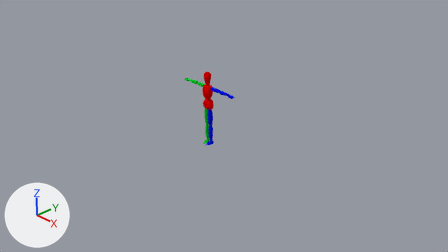
Two versions of the Blender file Blender/monster.blend, one commit apart.
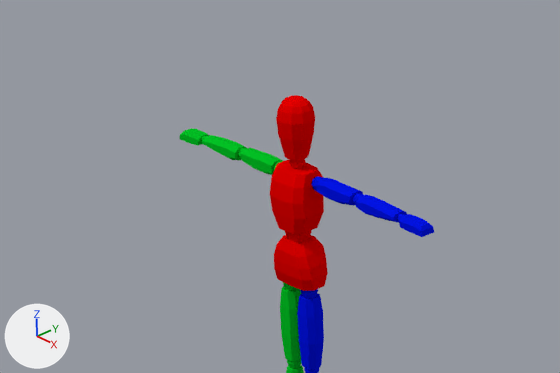
Each version appears first from the file's camera 'Camera', and next in a close-up on the part from 33% to 58% of the width and 21% to 50% of the height. The axes (+X, +Y, +Z) are drawn at lower left. The lights are the same throughout.

Script lines for the objects in view, before the commit:
```python
me_cube = bpy.data.meshes.new('Cube')
me_cube.from_pydata(...)  # 918 vertices, 856 faces; spans x -0.78..0.78, y -0.13..0.08, z 0.0..1.72
# faces by material slot: [208, 324, 324]
me_cube.materials.append(mat_material)  # red #e70000
me_cube.materials.append(mat_material_001)  # blue #0314e7
me_cube.materials.append(mat_material_002)  # green #03c225
ob_cube = bpy.data.objects.new('Cube', me_cube)
ob_cube.location = (0.0, 0.0, 0.0)
```
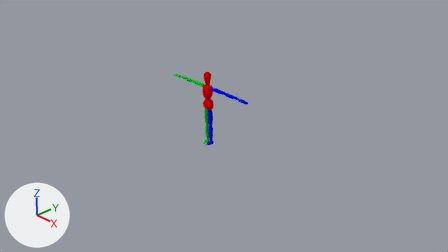
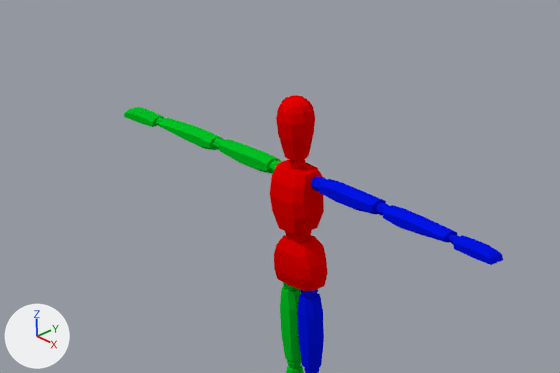
Commit message: Improved the monster model

Changed parts and their boxes [x1, y1, x2, y2] in the close-ups (560 x 373 px; the box of a moved part takes in the faces that stretch with it):
'Cube', reshaped
    before: [179, 95, 434, 373]
    after: [124, 95, 503, 373]
part 1 of me_cube, moved or reshaped
    before: [317, 178, 363, 206]
    after: [320, 179, 386, 215]
part 2 of me_cube, moved or reshaped
    before: [356, 194, 407, 222]
    after: [383, 205, 457, 243]
part 3 of me_cube, moved or reshaped
    before: [399, 214, 434, 237]
    after: [453, 235, 503, 265]
part 4 of me_cube, moved or reshaped
    before: [352, 194, 363, 205]
    after: [375, 203, 389, 216]
part 5 of me_cube, moved or reshaped
    before: [397, 214, 404, 221]
    after: [448, 234, 459, 244]
part 6 of me_cube, moved or reshaped
    before: [312, 177, 324, 191]
    after: [311, 176, 327, 192]
part 7 of me_cube, moved or reshaped
    before: [241, 148, 283, 175]
    after: [219, 139, 281, 174]
part 8 of me_cube, moved or reshaped
    before: [202, 135, 246, 160]
    after: [159, 118, 223, 150]
part 9 of me_cube, moved or reshaped
    before: [179, 128, 209, 146]
    after: [124, 107, 165, 127]
part 10 of me_cube, moved or reshaped
    before: [238, 148, 247, 159]
    after: [213, 138, 225, 150]
part 11 of me_cube, moved or reshaped (not visible before)
    after: [156, 118, 164, 126]
part 12 of me_cube, moved or reshaped
    before: [274, 162, 280, 170]
    after: [269, 160, 283, 172]

The change, as a list of edits to the scene's bpy script:
```text
Change me_cube:
    where me_cube.from_pydata(...)  # 918 vertices, 856 faces; spans x -0.78..0.78, y -0.13..0.08, z 0.0..1.72
    used by ob_cube; location = (0.0, 0.0, 0.0)
    me_cube part 1: the loose piece of 32 vertices spanning x 0.15..0.35, y -0.02..0.06, z 1.31..1.39 is scaled about its middle by (1.59, 1, 1), then moved by (0.08, 0.0, 0.0)
    me_cube part 2: the loose piece of 32 vertices spanning x 0.39..0.61, y -0.02..0.06, z 1.31..1.39 is scaled about its middle by (1.59, 1, 1), then moved by (0.23, 0.0, 0.0)
    me_cube part 3: the loose piece of 24 vertices spanning x 0.64..0.78, y -0.01..0.05, z 1.32..1.37 is scaled about its middle by (1.59, 1, 1), then moved by (0.35, 0.0, 0.0)
    me_cube part 4: the loose piece of 26 vertices spanning x 0.34..0.39, y -0.01..0.05, z 1.33..1.38 is scaled about its middle by (1.59, 1, 1), then moved by (0.15, 0.0, 0.0)
    me_cube part 5: the loose piece of 26 vertices spanning x 0.6..0.66, y 0.0..0.04, z 1.33..1.37 is scaled about its middle by (1.59, 1, 1), then moved by (0.31, 0.0, 0.0)
    me_cube part 6: the loose piece of 26 vertices spanning x 0.08..0.16, y -0.02..0.05, z 1.32..1.39 is scaled about its middle by (1.59, 1, 1)
    me_cube part 7: the loose piece of 32 vertices spanning x -0.35..-0.15, y -0.02..0.06, z 1.31..1.39 is scaled about its middle by (1.59, 1, 1), then moved by (-0.09, 0.0, 0.0)
    me_cube part 8: the loose piece of 32 vertices spanning x -0.61..-0.39, y -0.02..0.06, z 1.31..1.39 is scaled about its middle by (1.59, 1, 1), then moved by (-0.24, 0.0, 0.0)
    me_cube part 9: the loose piece of 24 vertices spanning x -0.78..-0.64, y -0.01..0.05, z 1.32..1.37 is scaled about its middle by (1.59, 1, 1), then moved by (-0.36, 0.0, 0.0)
    me_cube part 10: the loose piece of 26 vertices spanning x -0.39..-0.34, y -0.01..0.05, z 1.33..1.38 is scaled about its middle by (1.59, 1, 1), then moved by (-0.16, 0.0, 0.0)
    me_cube part 11: the loose piece of 26 vertices spanning x -0.66..-0.6, y 0.0..0.04, z 1.33..1.37 is scaled about its middle by (1.59, 1, 1), then moved by (-0.31, 0.0, 0.0)
    me_cube part 12: the loose piece of 26 vertices spanning x -0.16..-0.08, y -0.02..0.05, z 1.32..1.39 is scaled about its middle by (1.58, 1, 1), then moved by (-0.01, 0.0, 0.0)
```
